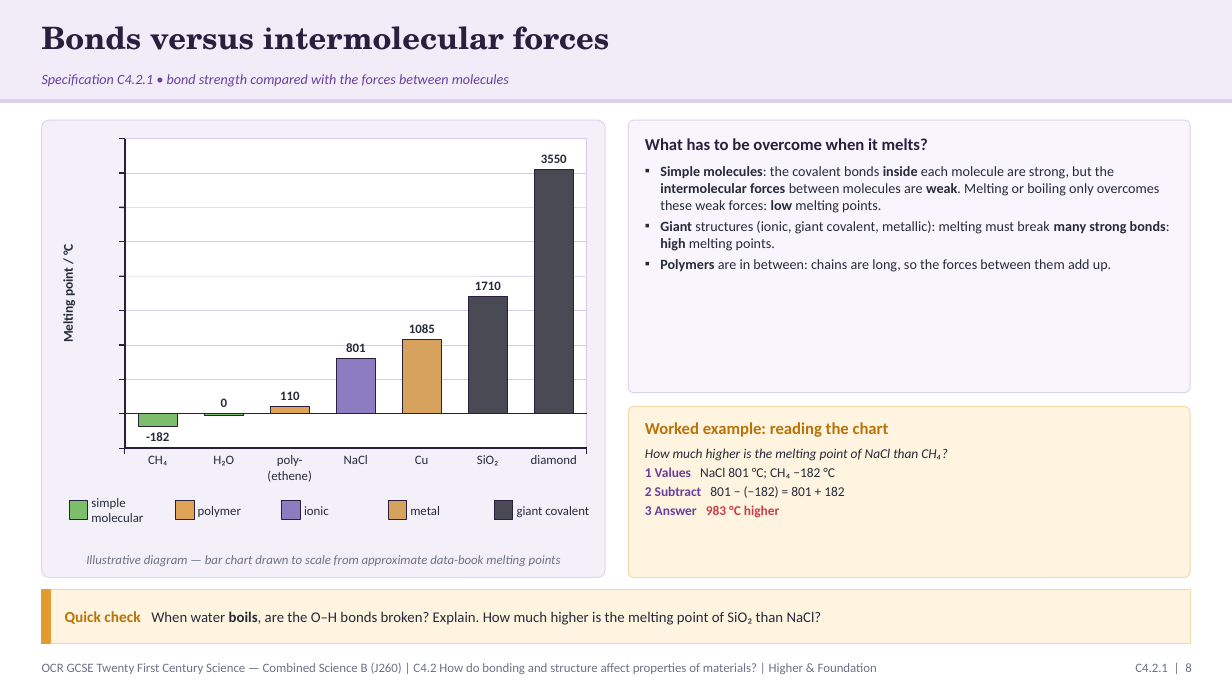
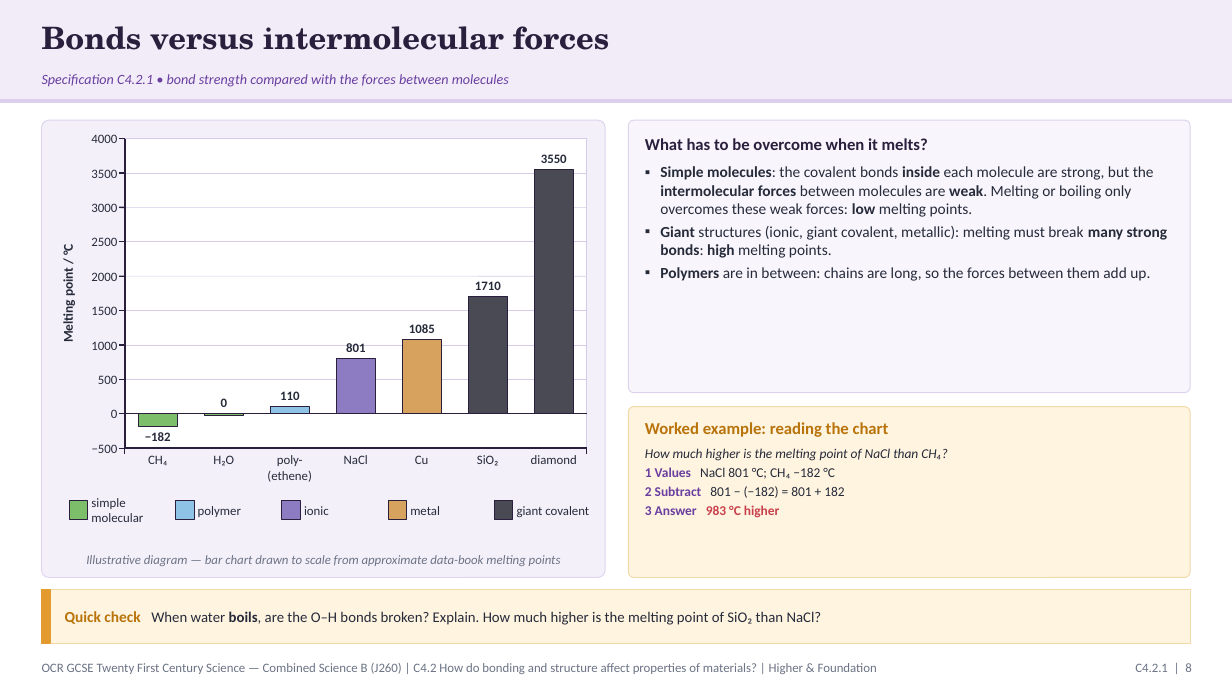
Before and after one commit to pstephenphilip-ship-it/Piri-MBBS, a slide deck: slide 8 of gcse-slides/ocr-chemistry/OCR21C_C4.2_BondingProperties_Combined.pptx. Drawn at 1232x693 pixels with LibreOffice and Linux fonts; fonts in the diff are those of the drawing. Boxes give left, top, right and bottom in pixels: in the first picture for what was removed or moved away, otherwise in the second. Text is boxed around its words. In the diff, an @@ line names an element or a change of style, - is before the commit and + after.

```diff
--- a/gcse-slides/ocr-chemistry/OCR21C_C4.2_BondingProperties_Combined.pptx
+++ b/gcse-slides/ocr-chemistry/OCR21C_C4.2_BondingProperties_Combined.pptx
@@ text added at (91,134,117,143), 10 pt, text #262B3A @@
+4000
@@ text added at (91,169,117,178), 10 pt, text #262B3A @@
+3500
@@ text "Simple molecules: the covalent bonds ..." at (660,166,1167,281): size 11 to 12 pt @@
@@ text added at (91,203,117,212), 10 pt, text #262B3A @@
+3000
@@ text added at (91,237,117,246), 10 pt, text #262B3A @@
+2500
@@ text added at (91,272,117,281), 10 pt, text #262B3A @@
+2000
@@ text added at (91,306,117,315), 10 pt, text #262B3A @@
+1500
@@ text added at (91,341,117,350), 10 pt, text #262B3A @@
+1000
@@ text added at (98,375,117,384), 10 pt, text #262B3A @@
+500
@@ text added at (111,409,117,418), 10 pt, text #262B3A @@
+0
@@ rectangle at (271,407,310,414): fill #E0A458 to #8EC3E6 @@
@@ text added at (92,444,118,453), 10 pt, text #262B3A @@
+−500
@@ text at (145,432,171,441): text changed @@
--182
+−182
@@ rectangle at (176,501,194,519): fill #E0A458 to #8EC3E6 @@
```
Also in this commit, not shown: 9 other slides changed, 4 other files.
